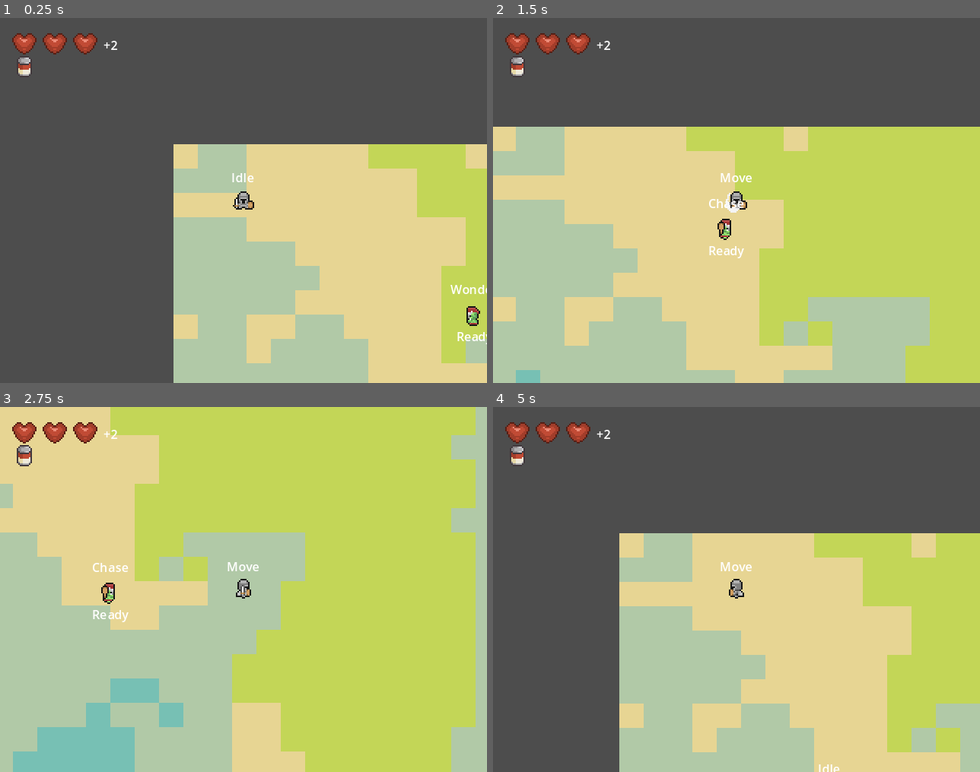
Above: before the commit, frames 1-4 (two rows, left to right).
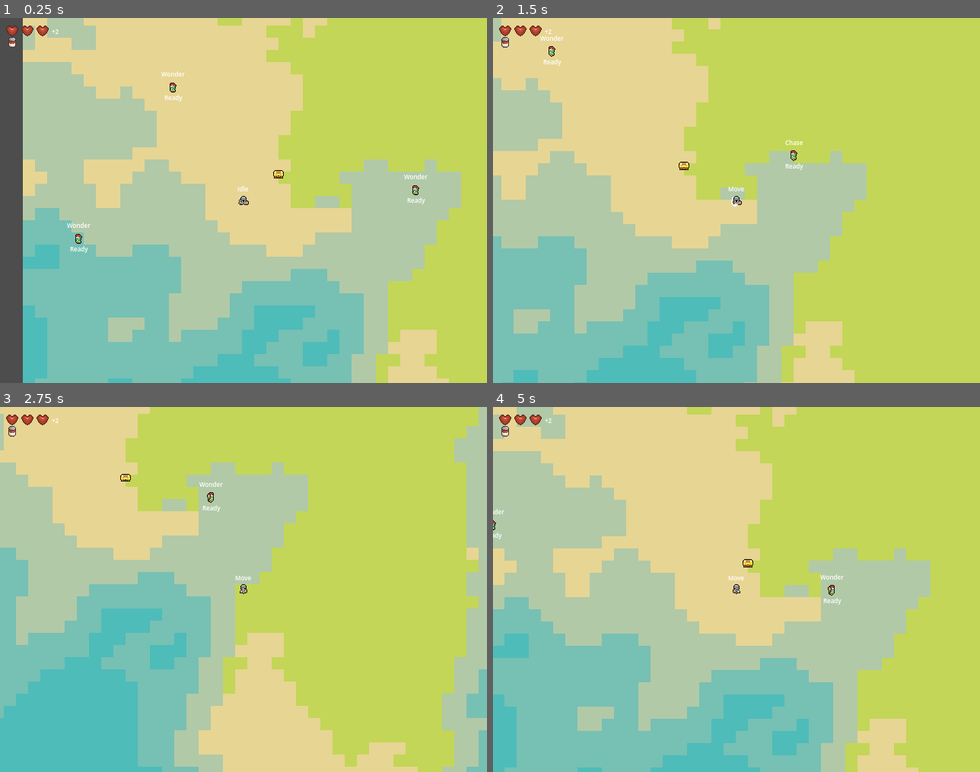
Above: after the commit, the same moments.

Repository: dmitriy-shmilo/GBIC23
Game: Godot game, scene res://main.tscn
Same seed, same stepped clock (60 frames per second), same inputs: the game is played once before the commit and once after it.
Inputs:
- Up to frame 1 (0.25 s): no input
- Up to frame 2 (1.5 s): hold D (move_right) 0.53-1.28 s; tap Space (attack) at 0.6, 1.35 s; hold S (move_down) from 1.28 s (still down)
- Up to frame 3 (2.75 s): release S (move_down) at 2.03 s; hold D (move_right) from 2.03 s (still down); tap Space (attack) at 2.1 s
- Up to frame 4 (5 s): release D (move_right) at 2.78 s; hold W (move_up) 2.78-3.53 s; tap Space (attack) at 2.85, 3.6, 4.35 s; hold A (move_left) from 3.53 s (still down)

The runs differ from the first frame. In frame 1, 81% of the frame differs, in the area x 1-100%, y 0-100%; in frame 2, 68%; in frame 3, 41%; in frame 4, 80%.

Commit message:
Lootable chest scene.

Diff:
--- a/main.gd
+++ b/main.gd
@@ -14,8 +14,8 @@
 	_altitude.frequency *= 4
 	for x in range(0, 64):
 		for y in range(0, 64):
-			var altitude = _altitude.get_noise_2d(x, y)
-			var moisture = round((_moisture.get_noise_2d(x, y) + 1.0) / 2.0 * 3.0)
+			var altitude = _altitude.get_noise_2d(x / 2.0, y / 2.0) * 2
+			var moisture = round((_moisture.get_noise_2d(x / 2.0, y / 2.0) + 1.0) / 2.0 * 3.0)
 
 			if altitude > 0:
 				_tilemap.set_cell(0, Vector2i(x, y), 1, Vector2i(round(moisture), 0))
--- a/main.tscn
+++ b/main.tscn
@@ -1,10 +1,11 @@
-[gd_scene load_steps=8 format=3 uid="uid://b7j8u2vq5ha67"]
+[gd_scene load_steps=9 format=3 uid="uid://b7j8u2vq5ha67"]
 
 [ext_resource type="Script" path="res://main.gd" id="1_t5h54"]
 [ext_resource type="Texture2D" uid="uid://ywhkccg72uyq" path="res://assets/img/terrain.png" id="2_sp50l"]
 [ext_resource type="PackedScene" uid="uid://btailb80t6j47" path="res://player/player.tscn" id="3_y7d5t"]
 [ext_resource type="PackedScene" uid="uid://5dkaog5aw2nb" path="res://enemy/enemy.tscn" id="4_pgsah"]
 [ext_resource type="PackedScene" uid="uid://dcsij2ymvcr1x" path="res://gui/hud.tscn" id="5_q1vmy"]
+[ext_resource type="PackedScene" uid="uid://cx6pihteqs2dx" path="res://map/chest.tscn" id="6_crm3n"]
 
 [sub_resource type="TileSetAtlasSource" id="TileSetAtlasSource_02pu7"]
 texture = ExtResource("2_sp50l")
@@ -33,7 +34,7 @@
 format = 2
 
 [node name="Player" parent="." instance=ExtResource("3_y7d5t")]
-position = Vector2(46, 37)
+position = Vector2(290, 262)
 
 [node name="Enemy" parent="." instance=ExtResource("4_pgsah")]
 position = Vector2(203, 119)
@@ -49,4 +50,8 @@
 [node name="HUD" parent="CanvasLayer" node_paths=PackedStringArray("vitals") instance=ExtResource("5_q1vmy")]
 vitals = NodePath("../../Player/VitalsComponent")
 
+[node name="Chest" parent="." instance=ExtResource("6_crm3n")]
+position = Vector2(336, 226)
+is_rare = true
+
 [editable path="Player"]
--- /dev/null
+++ b/map/chest.gd
@@ -0,0 +1,27 @@
+class_name Chest
+extends Node2D
+
+@export var is_rare = false: set = _set_is_rare
+@export var is_highlighted = false: set = _set_is_highlighted
+
+@onready var _body_sprite: Sprite2D = $"BodySprite"
+
+const chest_texture = preload("res://map/chest_normal.tres")
+const rare_chest_texture = preload("res://map/chest_rare.tres")
+
+func _ready() -> void:
+	_set_is_rare(is_rare)
+	_set_is_highlighted(is_highlighted)
+
+
+func _set_is_rare(rare) -> void:
+	is_rare = rare
+	if is_inside_tree():
+		_body_sprite.texture = rare_chest_texture if rare else chest_texture
+
+
+func _set_is_highlighted(value) -> void:
+	is_highlighted = value
+	if is_inside_tree():
+		# TODO: outline shader
+		_body_sprite.modulate = Color.GREEN if value else Color.WHITE
--- /dev/null
+++ b/map/chest.tscn
@@ -0,0 +1,21 @@
+[gd_scene load_steps=4 format=3 uid="uid://cx6pihteqs2dx"]
+
+[ext_resource type="Script" path="res://map/chest.gd" id="1_e8g4p"]
+[ext_resource type="Texture2D" uid="uid://hvi0dx0ujtja" path="res://map/chest_normal.tres" id="1_l2fsm"]
+
+[sub_resource type="CapsuleShape2D" id="CapsuleShape2D_nbh0p"]
+radius = 5.0
+height = 14.0
+
+[node name="Chest" type="CharacterBody2D"]
+collision_layer = 24
+collision_mask = 0
+script = ExtResource("1_e8g4p")
+
+[node name="BodySprite" type="Sprite2D" parent="."]
+texture = ExtResource("1_l2fsm")
+
+[node name="CollisionShape2D" type="CollisionShape2D" parent="."]
+position = Vector2(0, 2)
+rotation = 1.5708
+shape = SubResource("CapsuleShape2D_nbh0p")
--- /dev/null
+++ b/map/chest_normal.tres
@@ -0,0 +1,7 @@
+[gd_resource type="AtlasTexture" load_steps=2 format=3 uid="uid://hvi0dx0ujtja"]
+
+[ext_resource type="Texture2D" uid="uid://btudcfnqkxpxv" path="res://assets/img/chests.png" id="1_fugvp"]
+
+[resource]
+atlas = ExtResource("1_fugvp")
+region = Rect2(0, 0, 16, 16)
--- /dev/null
+++ b/map/chest_rare.tres
@@ -0,0 +1,7 @@
+[gd_resource type="AtlasTexture" load_steps=2 format=3 uid="uid://bure5ayhpax4h"]
+
+[ext_resource type="Texture2D" uid="uid://btudcfnqkxpxv" path="res://assets/img/chests.png" id="1_b8r0q"]
+
+[resource]
+atlas = ExtResource("1_b8r0q")
+region = Rect2(16, 0, 16, 16)
--- a/project.godot
+++ b/project.godot
@@ -17,8 +17,8 @@
 
 [display]
 
-window/size/viewport_width=320
-window/size/viewport_height=240
+window/size/viewport_width=640
+window/size/viewport_height=480
 window/size/mode=2
 window/stretch/mode="canvas_items"
 
@@ -56,6 +56,7 @@
 2d_physics/layer_2="Enemy"
 2d_physics/layer_3="Hazard"
 2d_physics/layer_4="Obstacle"
+2d_physics/layer_5="Loot"
 
 [rendering]
 
Binary file added: assets/img/chests.png
Not shown, added: assets/img/chests.png.import
